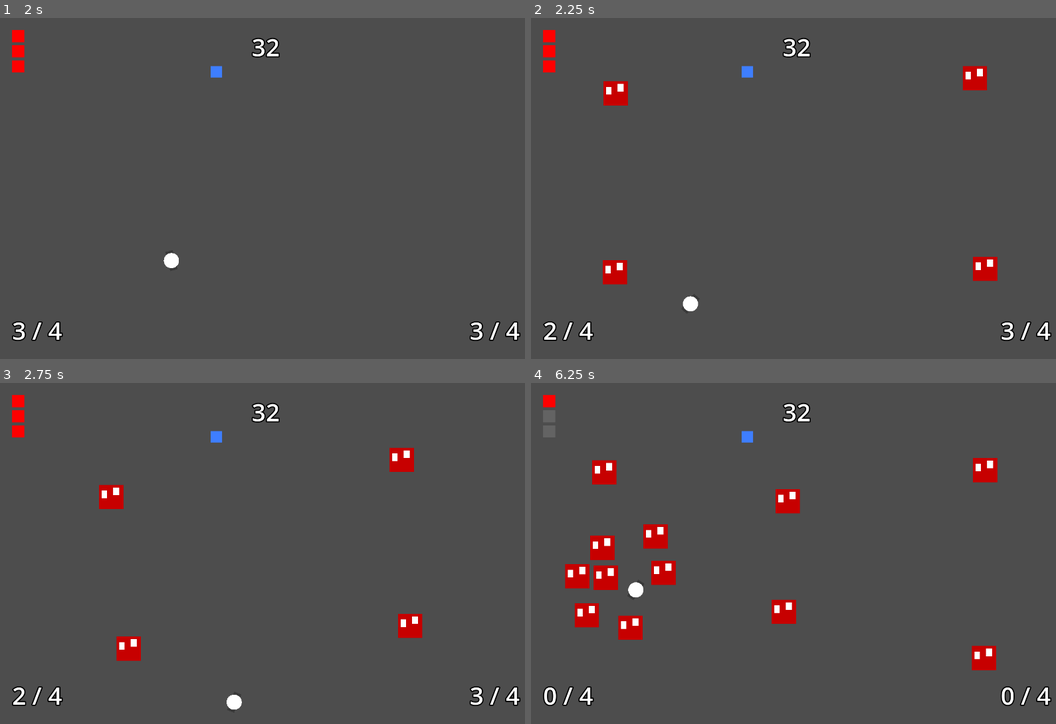
Above: before the commit, frames 1-4 (two rows, left to right).
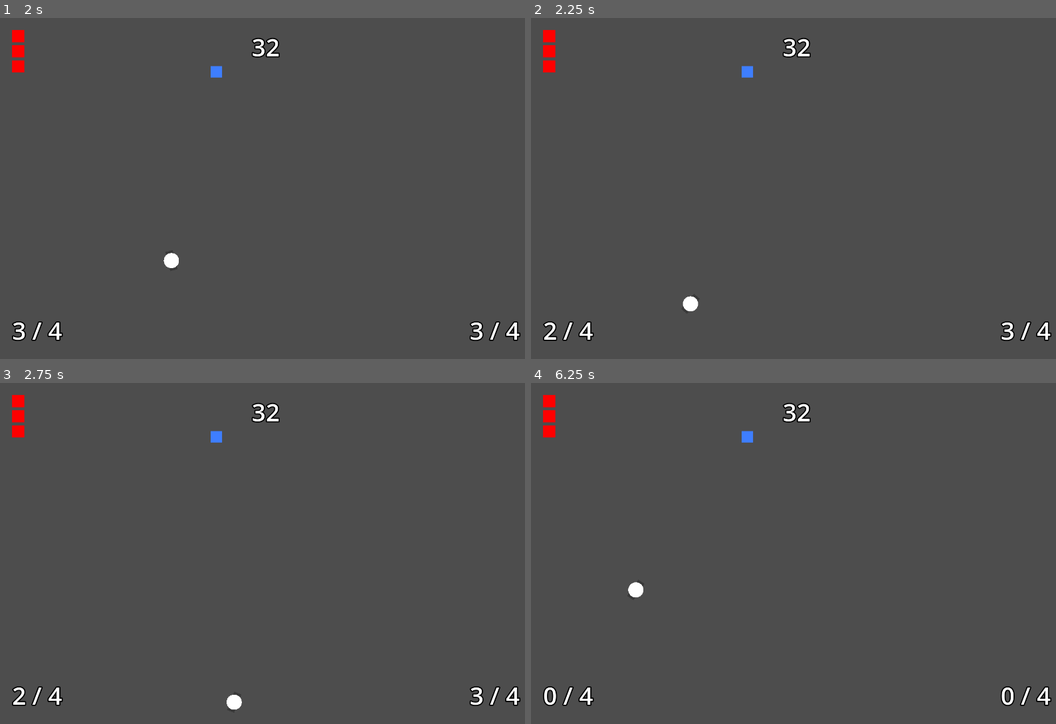
Above: after the commit, the same moments.

Repository: Garrett-Ravatt/DEEBSMoP
Game: Godot game, scene res://test-scenes/get_the_man.tscn
The game is run twice, just before and just after one commit, with the same random seed, the same clock (stepped at 60 frames per second) and the same inputs. The project has no main scene, so this scene is started directly.
Inputs (mouse positions are in pixels of both pictures, inside the frame that each line leads up to):
- Up to frame 1 (2 s): tap Enter at 0.5 s; move the mouse to (383, 171) at 0.52 s; hold D (move_right) 0.53-1.28 s; click (383, 171) at 0.6 s; move the mouse to (157, 205) at 1.27 s; hold S (move_down) from 1.28 s (still down); right-click (157, 205) at 1.35 s
- Up to frame 2 (2.25 s): move the mouse to (851, 113) at 2.02 s; release S (move_down) at 2.03 s; hold D (move_right) from 2.03 s (still down); click (851, 113) at 2.1 s
- Up to frame 3 (2.75 s): keep holding D (move_right)
- Up to frame 4 (6.25 s): move the mouse to (772, 621) at 2.77 s; release D (move_right) at 2.78 s; hold W (move_up) 2.78-3.53 s; right-click (772, 621) at 2.85 s; move the mouse to (956, 604) at 3.52 s; hold A (move_left) 3.53-5.03 s; click (956, 604) at 3.6 s; move the mouse to (636, 502) at 4.27 s; right-click (636, 502) at 4.35 s; move the mouse to (825, 553) at 5.02 s; hold S (move_down) 5.03-5.78 s; click (825, 553) at 5.1 s; move the mouse to (714, 468) at 5.77 s; hold D (move_right) from 5.78 s (still down); right-click (714, 468) at 5.85 s

Frame 1 is identical in both runs. In frame 2, 1.3% of the frame differs, in the area x 13-89%, y 14-79%; in frame 3, 1.3%; in frame 4, 4.2%, in the area x 2-89%, y 7-85%.

Commit message:
some health

Diff:
--- /dev/null
+++ b/objects/Pickups/health.gd
@@ -0,0 +1,4 @@
+extends Area2D
+
+func _on_body_entered(body):
+	pass # Replace with function body.
--- /dev/null
+++ b/objects/Pickups/health.tscn
@@ -0,0 +1,29 @@
+[gd_scene load_steps=3 format=3 uid="uid://bxg7r8uay37wj"]
+
+[ext_resource type="Script" path="res://objects/pickups/health.gd" id="1_mo621"]
+
+[sub_resource type="RectangleShape2D" id="RectangleShape2D_jrgqn"]
+size = Vector2(30, 30)
+
+[node name="Area2D" type="Area2D"]
+script = ExtResource("1_mo621")
+
+[node name="ColorRect" type="ColorRect" parent="."]
+anchors_preset = 8
+anchor_left = 0.5
+anchor_top = 0.5
+anchor_right = 0.5
+anchor_bottom = 0.5
+offset_left = -15.0
+offset_top = -15.0
+offset_right = 15.0
+offset_bottom = 15.0
+grow_horizontal = 2
+grow_vertical = 2
+color = Color(1, 0, 0, 1)
+
+[node name="CollisionShape2D" type="CollisionShape2D" parent="."]
+shape = SubResource("RectangleShape2D_jrgqn")
+debug_color = Color(0, 0.6, 0.0745098, 0.419608)
+
+[connection signal="body_entered" from="." to="." method="_on_body_entered"]
--- a/objects/enemies/emeny_spawner.tscn
+++ b/objects/enemies/emeny_spawner.tscn
@@ -9,7 +9,7 @@
 script = ExtResource("1_6jh5h")
 
 [node name="Timer" type="Timer" parent="."]
-wait_time = 2.0
+wait_time = 10.0
 autostart = true
 
 [node name="SpawnBerth" type="Area2D" parent="."]
